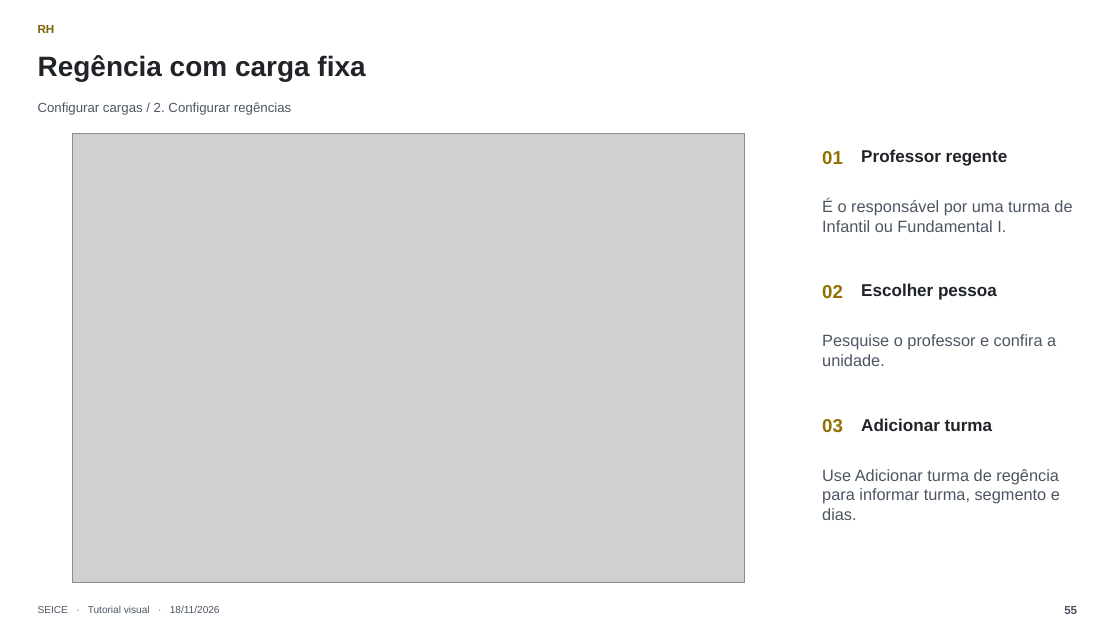
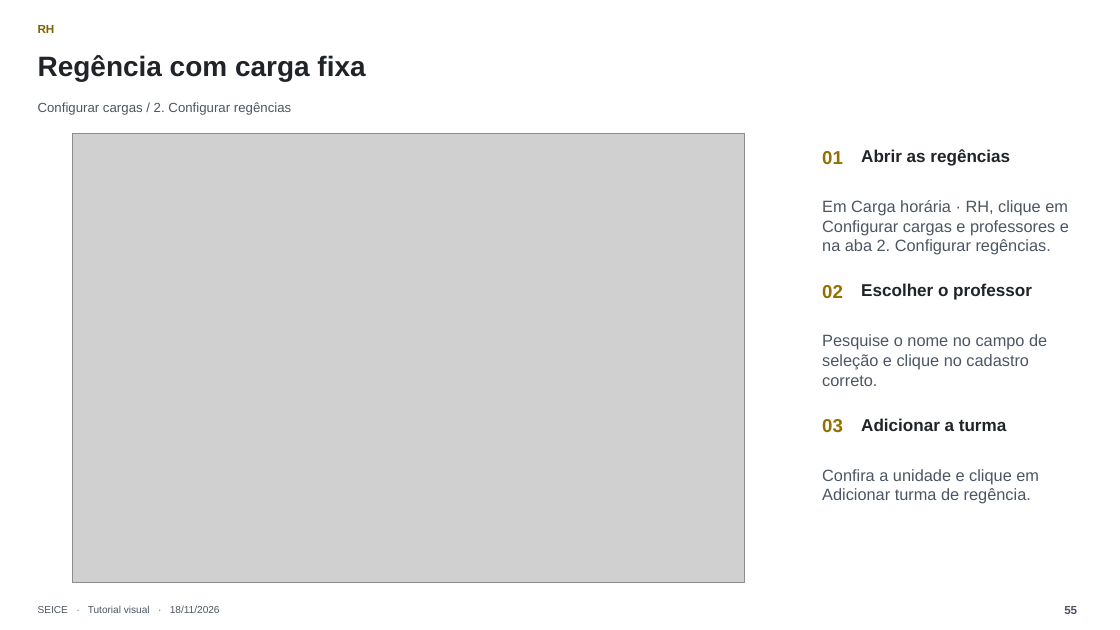
Before and after one commit to joaodorast/seice-horarios, a slide deck: slide 55 of docs/tutorial/SEICE-Tutorial-Completo-2026-11-18.pptx. Drawn at 1120x630 pixels with LibreOffice and Linux fonts; fonts in the diff are those of the drawing; grey boxes stand for pictures. Boxes give left, top, right and bottom in pixels: in the first picture for what was removed or moved away, otherwise in the second. Text is boxed around its words. In the diff, an @@ line names an element or a change of style, - is before the commit and + after.

```diff
--- a/docs/tutorial/SEICE-Tutorial-Completo-2026-11-18.pptx
+++ b/docs/tutorial/SEICE-Tutorial-Completo-2026-11-18.pptx
@@ text at (x1=861, y1=149, x2=1010, y2=166): text changed @@
-Professor regente
+Abrir as regências
@@ text at (x1=822, y1=200, x2=1069, y2=255): text changed @@
-É o responsável por uma turma de Infantil ou Fundamental I.
+Em Carga horária · RH, clique em Configurar cargas e professores e na aba 2. Configurar regências.
@@ text at (x1=861, y1=283, x2=1032, y2=300): text changed @@
-Escolher pessoa
+Escolher o professor
@@ text at (x1=822, y1=334, x2=1047, y2=386): text changed @@
-Pesquise o professor e confira a unidade.
+Pesquise o nome no campo de seleção e clique no cadastro correto.
@@ text at (x1=861, y1=418, x2=1006, y2=431): text changed @@
-Adicionar turma
+Adicionar a turma
@@ text at (x1=822, y1=469, x2=1039, y2=504): text changed @@
-Use Adicionar turma de regência para informar turma, segmento e dias.
+Confira a unidade e clique em Adicionar turma de regência.
```
Also in this commit, not shown: 28 other slides changed, 1 slide removed.
